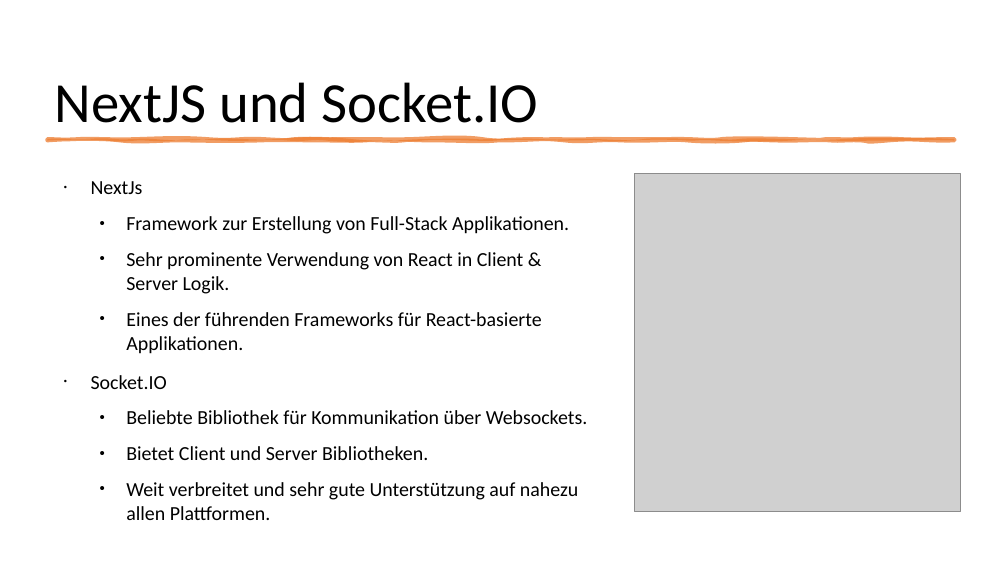
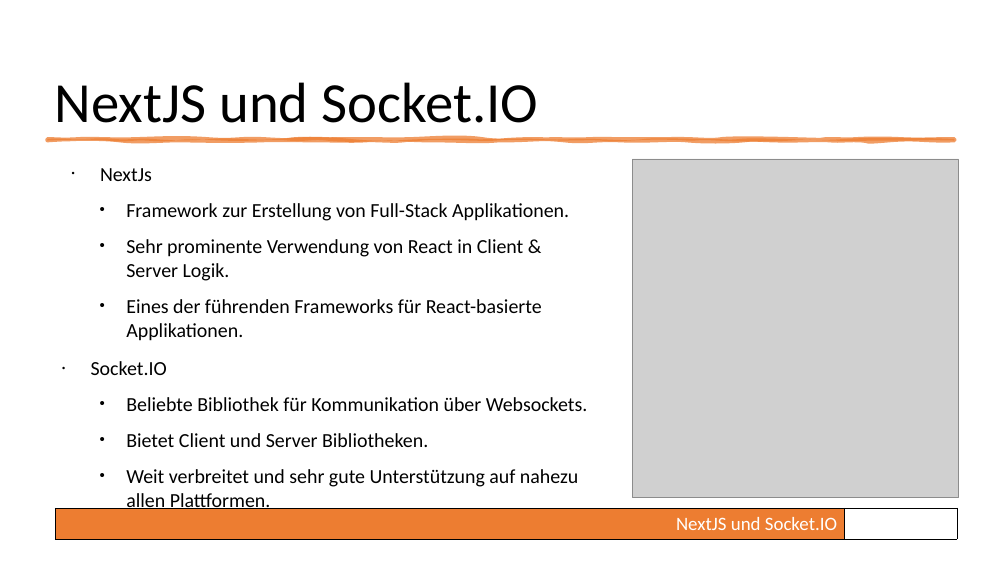
Before and after one commit to RocordJavaScript2023/realtime, a slide deck: slide 13 of presentation/realtime.pptx. Drawn at 1008x567 pixels with LibreOffice and Linux fonts; fonts in the diff are those of the drawing; grey boxes stand for pictures. Boxes give left, top, right and bottom in pixels: in the first picture for what was removed or moved away, otherwise in the second. Text is boxed around its words. In the diff, an @@ line names an element or a change of style, - is before the commit and + after.

```diff
--- a/presentation/realtime.pptx
+++ b/presentation/realtime.pptx
@@ text "NextJs": place and size @@
-text "NextJs" at (91, 181, 588, 520)
+text "NextJs" at (91, 168, 588, 512)
@@ text at (100, 168, 152, 181): indent changed @@
@@ picture: place and size @@
-picture at (634, 173, 960, 512)
+picture at (633, 159, 959, 498)
@@ table added at (55, 508, 953, 539), 1 rows, 8 columns @@
+ |  |  |  |  |  | NextJS und Socket.IO | 
```
Also in this commit, not shown: 16 other slides changed.
